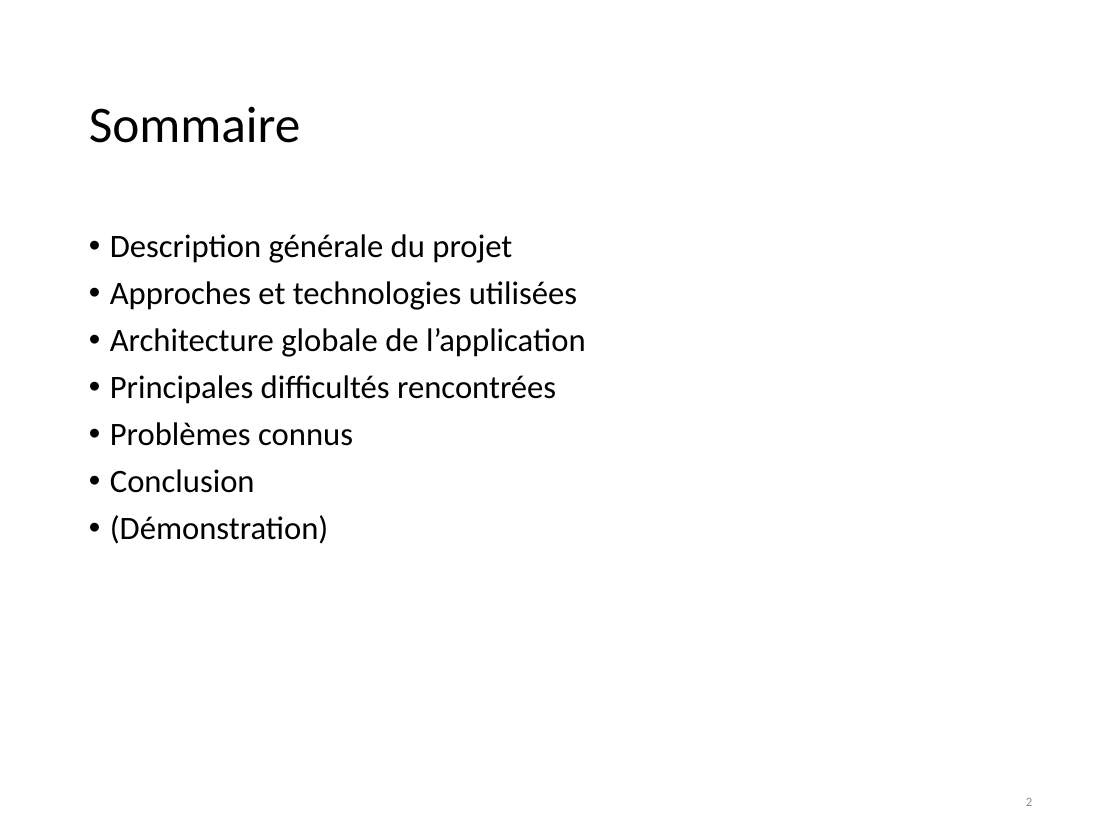
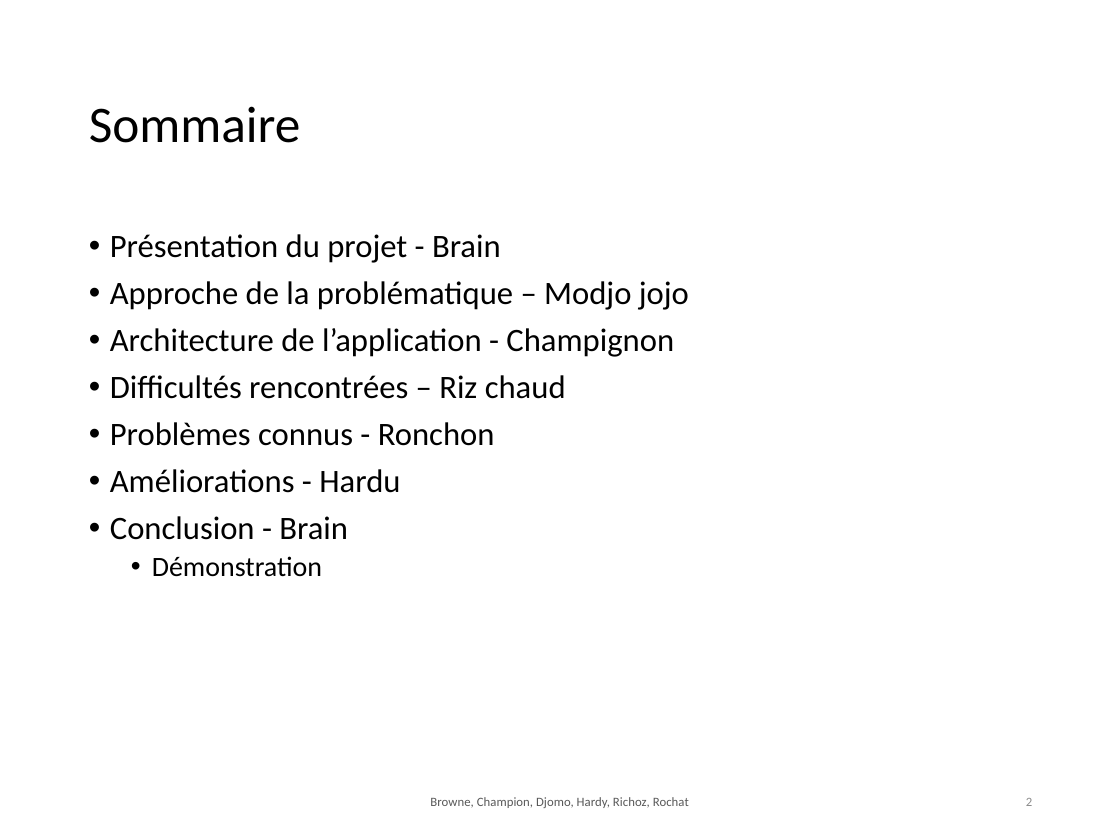
Before and after one commit to chlablak/PRO, a slide deck: slide 2 of presentation/GraphY.pptx. Drawn at 1120x840 pixels with LibreOffice and Linux fonts; fonts in the diff are those of the drawing; background and template pictures are left out. Boxes give left, top, right and bottom in pixels: in the first picture for what was removed or moved away, otherwise in the second. Text is boxed around its words. In the diff, an @@ line names an element or a change of style, - is before the commit and + after.

Commit message:
Presentation

```diff
--- a/presentation/GraphY.pptx
+++ b/presentation/GraphY.pptx
@@ text at box(110, 234, 689, 577): text changed @@
-• Description générale du projet
-• Approches et technologies utilisées
-• Architecture globale de l’application
-• Principales difficultés rencontrées
-• Problèmes connus
-• Conclusion
-• (Démonstration)
+• Présentation du projet - Brain
+• Approche de la problématique – Modjo jojo
+• Architecture de l’application - Champignon
+• Difficultés rencontrées – Riz chaud
+• Problèmes connus - Ronchon
+• Améliorations - Hardu
+• Conclusion - Brain
+  • Démonstration
@@ text added at box(430, 797, 689, 808), 8.2 pt, text #595959 @@
+Browne, Champion, Djomo, Hardy, Richoz, Rochat
```
Also in this commit, not shown: 7 other slides changed, 2 slides added, 1 other file.
